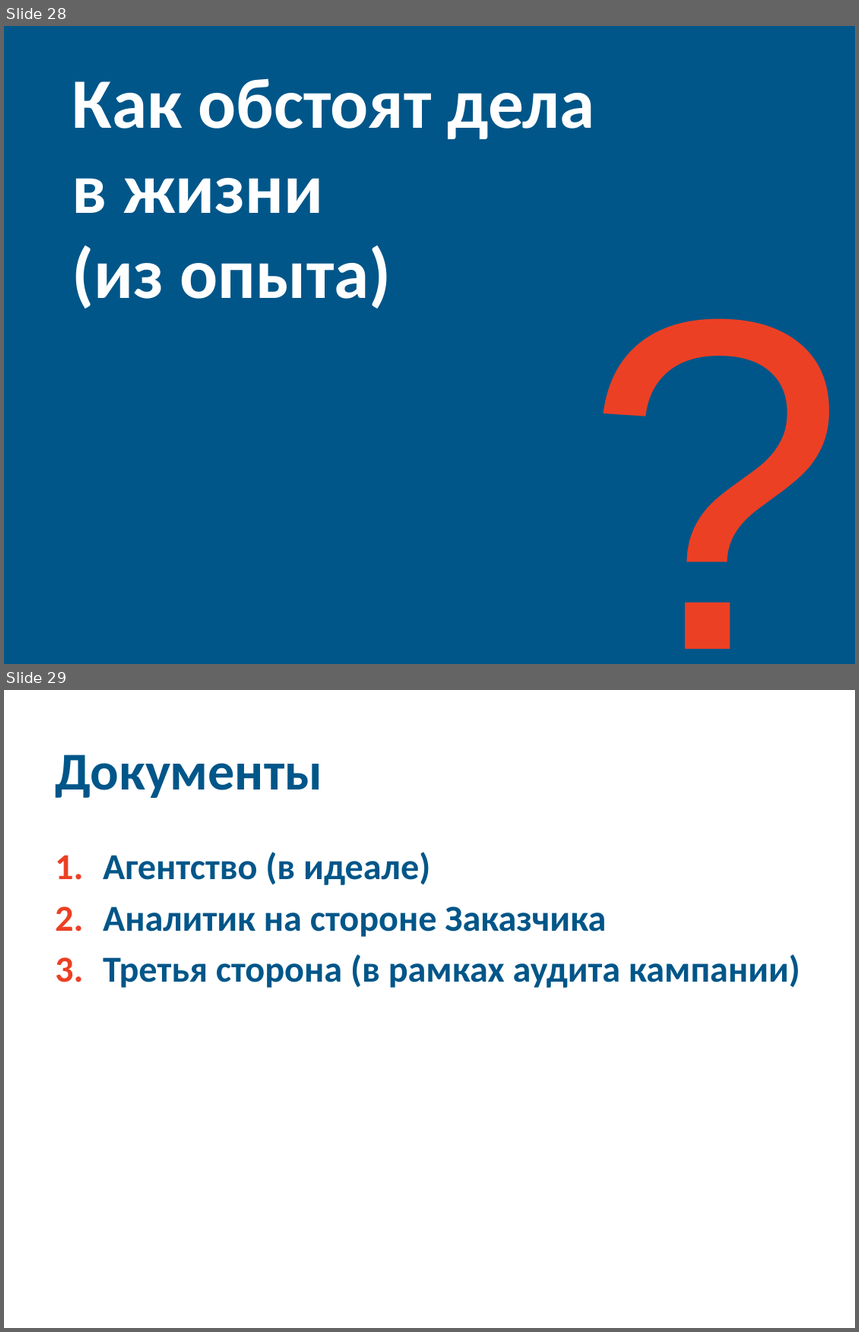
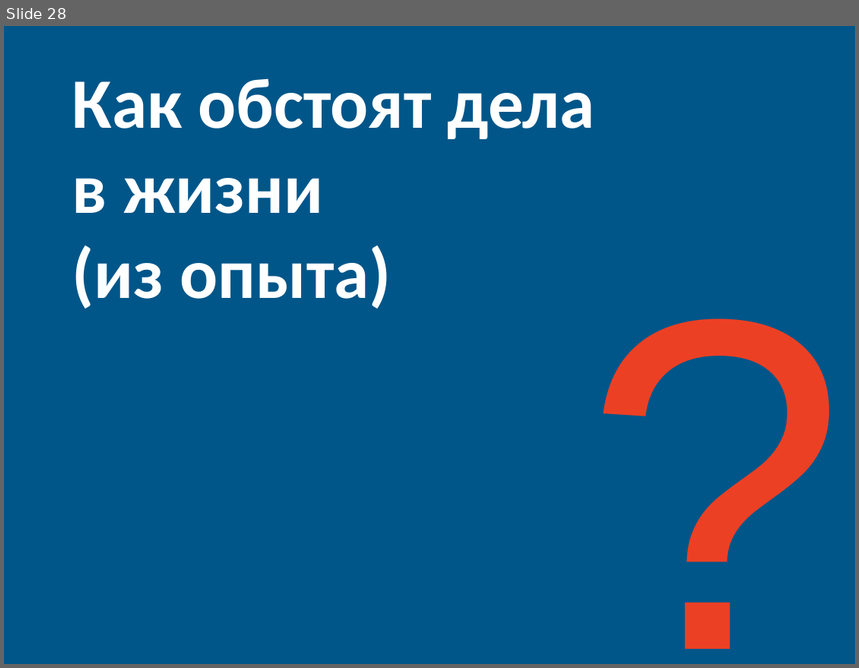
Before and after one commit to 2naive/2naive.github.io, a slide deck: ireklama.pptx. Shown one above the other, each under a label of ours: slides 28 and 29 before the commit, slide 28 after it. The pictures are 859x1332 and 859x668 pixels, drawn with LibreOffice and Linux fonts; fonts in the diff are those of the drawing. Boxes give left, top, right and bottom in pixels: in the first picture for what was removed or moved away, otherwise in the second. Text is boxed around its words. In the diff, an @@ line names an element or a change of style, - is before the commit and + after.

```diff
--- a/ireklama.pptx
+++ b/ireklama.pptx
@@ slide 29 removed at [4, 690, 855, 1328], background #FFFFFF @@
@@ title removed at [55, 755, 322, 798] @@
-Документы
@@ text removed at [103, 852, 800, 988] @@
-1. Агентство (в идеале)
-2. Аналитик на стороне Заказчика
-3. Третья сторона (в рамках аудита кампании)
```
Also in this commit, not shown: 9 slides changed, 3 slides added, 2 other slides removed.
